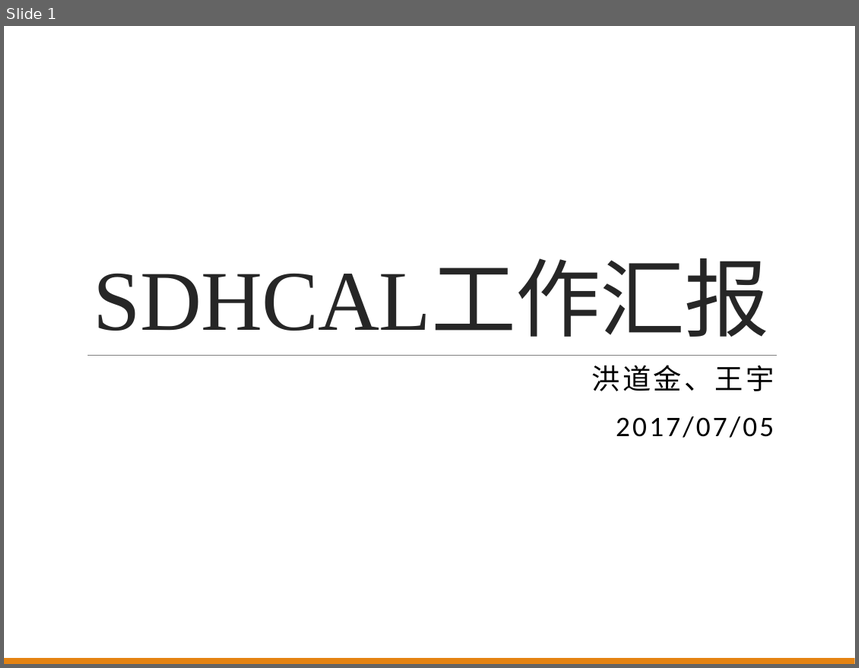
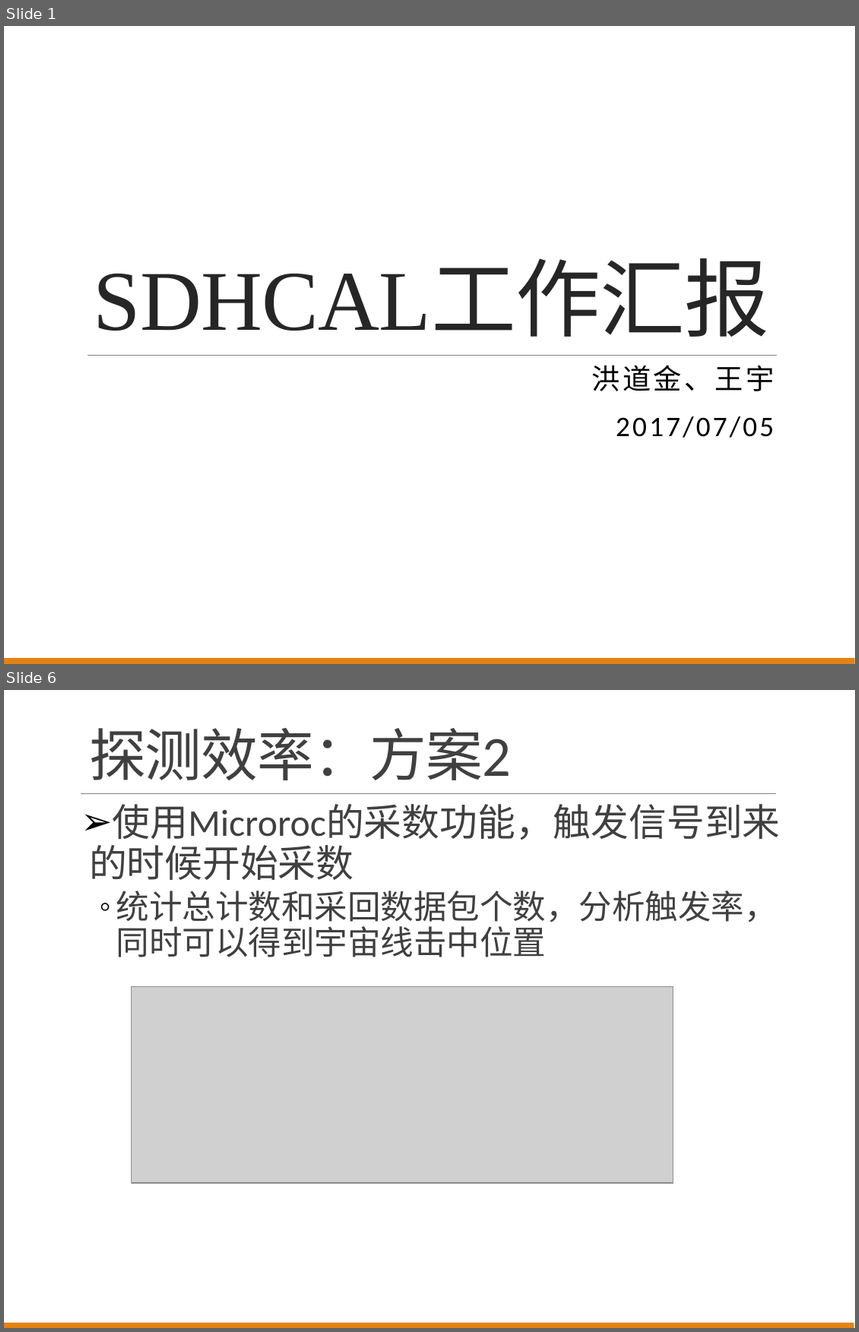
Before and after one commit to wyu0725/SDHCAL_DAQ, a slide deck: Slides/SDHCALReport20170705.pptx. Shown one above the other, each under a label of ours: slide 1 before the commit, slides 1 and 6 after it; the slides between them are not shown. The pictures are 859x668 and 859x1332 pixels, drawn with LibreOffice and Linux fonts; fonts in the diff are those of the drawing; grey boxes stand for pictures. Boxes give left, top, right and bottom in pixels: in the first picture for what was removed or moved away, otherwise in the second. Text is boxed around its words. In the diff, an @@ line names an element or a change of style, - is before the commit and + after.

```diff
--- a/Slides/SDHCALReport20170705.pptx
+++ b/Slides/SDHCALReport20170705.pptx
@@ slide 6 added at [4, 690, 855, 1328], background #FFFFFF @@
@@ title added at [89, 728, 512, 780], 48 pt, text #404040 @@
+探测效率：方案2
@@ line added from (81, 794) to (776, 794), #808080 0.5 pt @@
@@ text added at [89, 804, 781, 958], 28 pt, text #404040 @@
+➢ 使用Microroc的采数功能，触发信号到来的时候开始采数
+  ◦ 统计总计数和采回数据包个数，分析触发率，同时可以得到宇宙线击中位置
@@ picture added at [132, 987, 674, 1184] @@
@@ rectangle added at [4, 1323, 854, 1328], fill #E48312 @@
```
Also in this commit, not shown: 2 slides changed, 4 other slides added.
